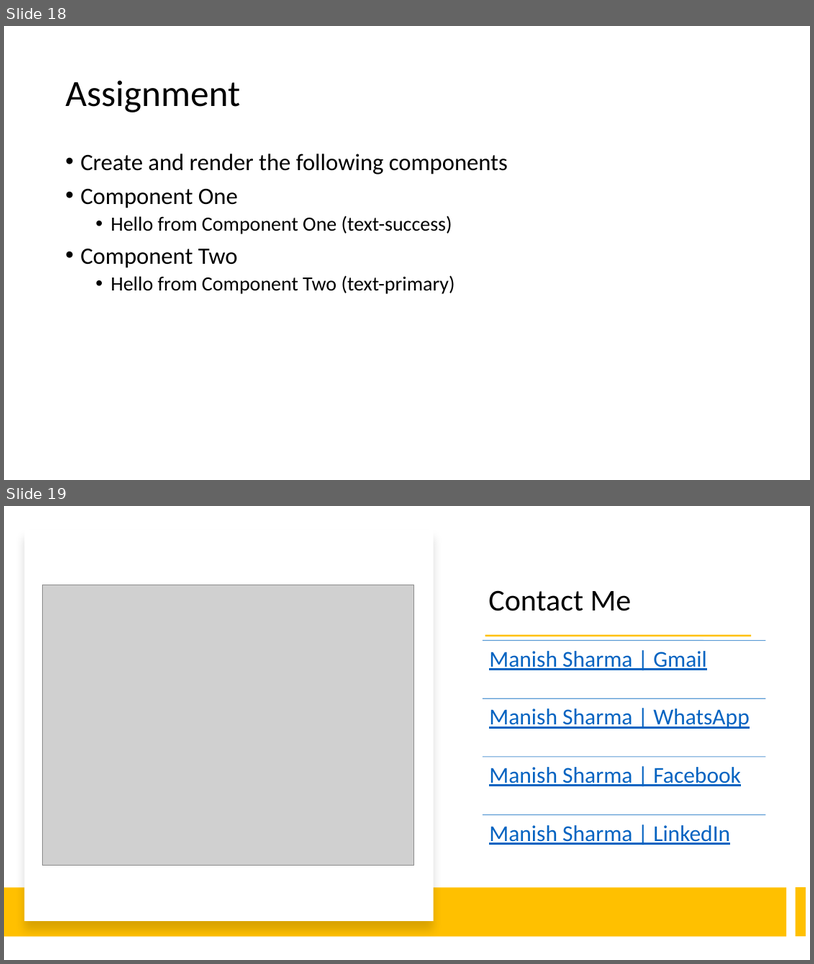
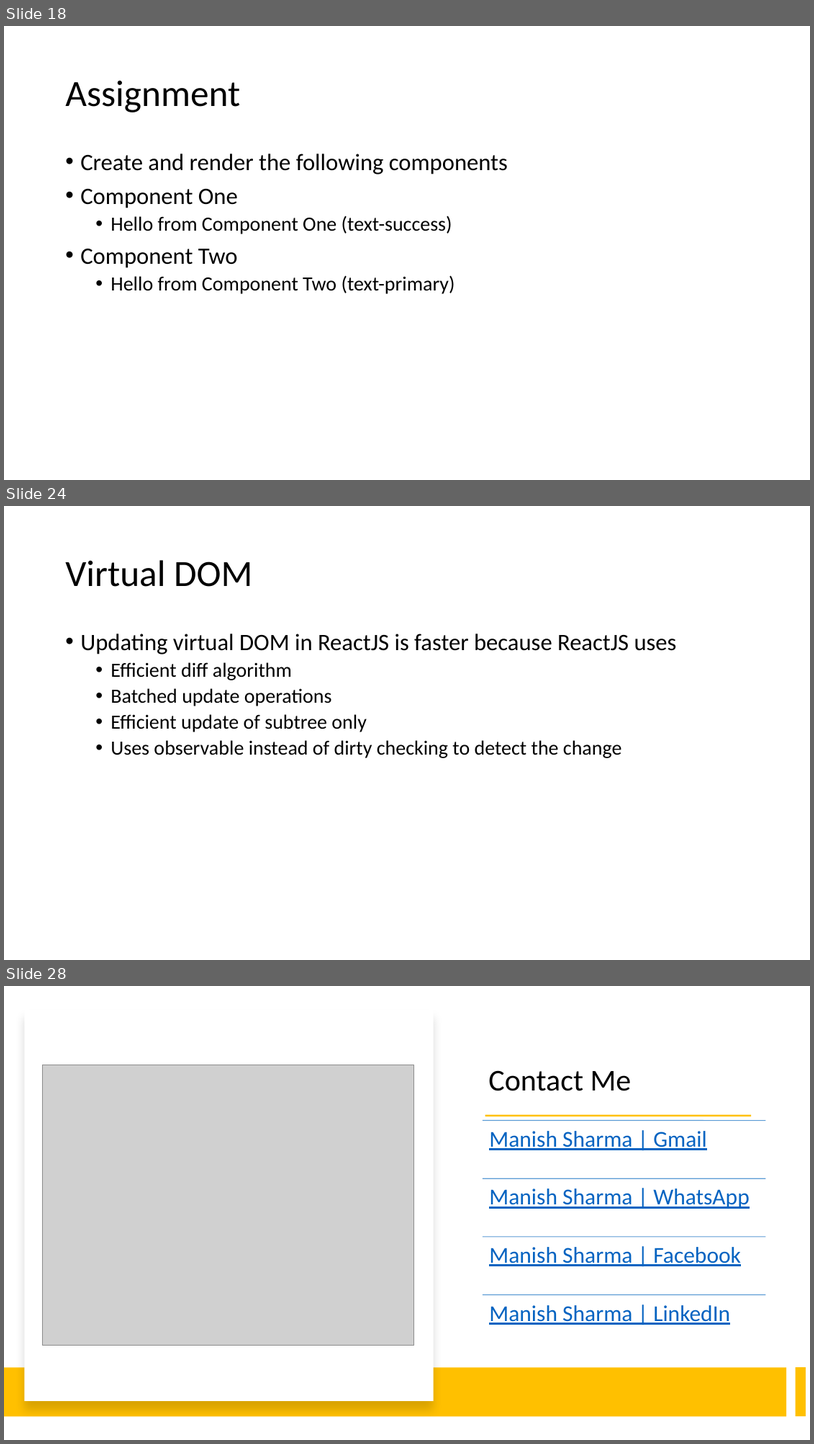
Before and after one commit to manishvbn/ReactJS_WE_Jun22, a slide deck: Notes/React.pptx. Shown one above the other, each under a label of ours: slides 18 and 19 before the commit, slides 18, 24 and 28 after it; the slides between them are not shown. The pictures are 814x964 and 814x1444 pixels, drawn with LibreOffice and Linux fonts; fonts in the diff are those of the drawing; grey boxes stand for pictures. Boxes give left, top, right and bottom in pixels: in the first picture for what was removed or moved away, otherwise in the second. Text is boxed around its words. In the diff, an @@ line names an element or a change of style, - is before the commit and + after.

```diff
--- a/Notes/React.pptx
+++ b/Notes/React.pptx
@@ slide 24 added at box(4, 506, 810, 960), background #FFFFFF @@
@@ title added at box(65, 560, 252, 587), 44 pt, text #000000 @@
+Virtual DOM
@@ text added at box(80, 633, 677, 758), 24 pt, text #000000 @@
+• Updating virtual DOM in ReactJS is faster because ReactJS uses
+  • Efficient diff algorithm
+  • Batched update operations
+  • Efficient update of subtree only
+  • Uses observable instead of dirty checking to detect the change
@@ what was slide 19 is now slide 28 @@
```
Also in this commit, not shown: 8 other slides added.
